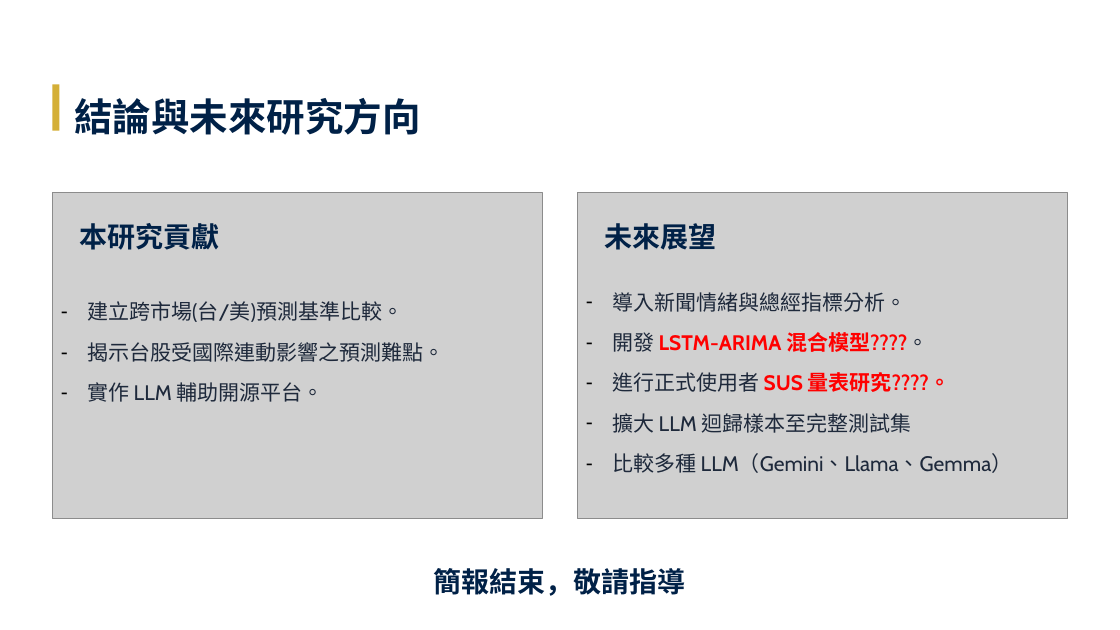
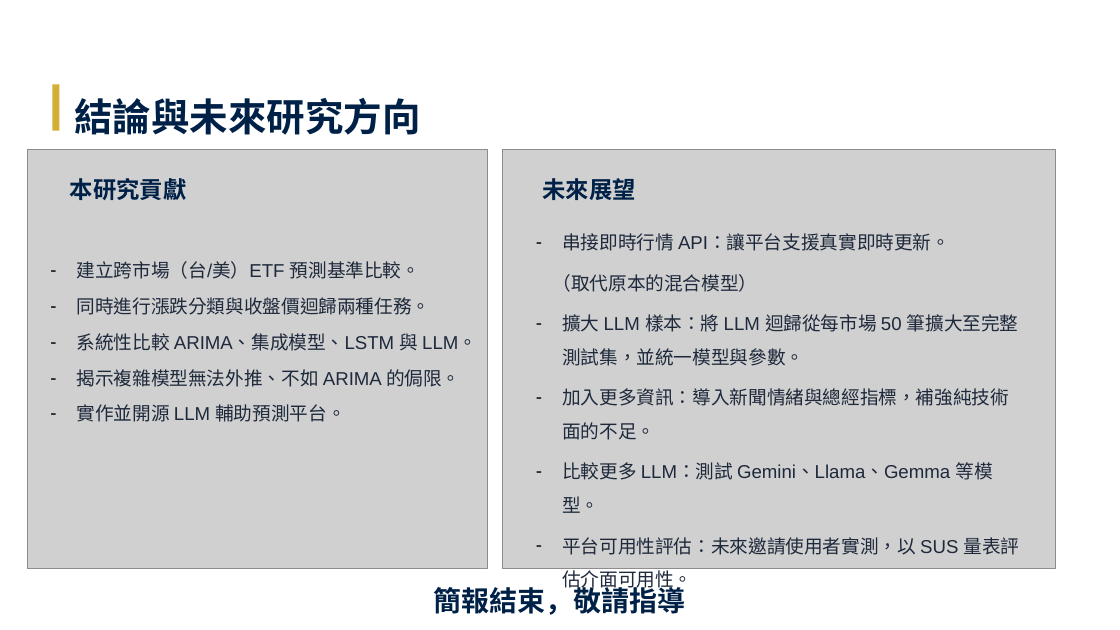
Before and after one commit to Tzu-Lin/ETF-AI-Project, a slide deck: slide 36 of 林子瑜-LLM_ETF_修訂七版_v20260611.pptx. Drawn at 1120x630 pixels with LibreOffice and Linux fonts; fonts in the diff are those of the drawing; grey boxes stand for pictures. Boxes give left, top, right and bottom in pixels: in the first picture for what was removed or moved away, otherwise in the second. Text is boxed around its words. In the diff, an @@ line names an element or a change of style, - is before the commit and + after.

```diff
--- a/林子瑜-LLM_ETF_修訂七版_v20260611.pptx
+++ b/林子瑜-LLM_ETF_修訂七版_v20260611.pptx
@@ picture: place and size @@
-picture at <box>52,192,542,518</box>
+picture at <box>27,150,487,569</box>
@@ text "本研究貢獻": place and size @@
-text "本研究貢獻" at <box>80,223,220,250</box>
+text "本研究貢獻" at <box>70,178,187,200</box>
@@ text "本研究貢獻" at <box>70,178,187,200</box>: size 24 to 20 pt @@
@@ picture: place and size @@
-picture at <box>578,192,1068,518</box>
+picture at <box>503,150,1056,569</box>
@@ text "未來展望" at <box>542,178,635,200</box>: size 24 to 20 pt @@
@@ text "未來展望": place and size @@
-text "未來展望" at <box>605,223,717,250</box>
+text "未來展望" at <box>542,178,635,200</box>
@@ text at <box>553,233,1020,555</box>: text changed; size 18 to 16 pt; font Cabin to Arial @@
-– 導入新聞情緒與總經指標分析。
-– 開發 LSTM-ARIMA 混合模型????。
-– 進行正式使用者 SUS 量表研究????。
-– 擴大 LLM 迴歸樣本至完整測試集
-– 比較多種 LLM（Gemini、Llama、Gemma）
+– 串接即時行情 API：讓平台支援真實即時更新。
+（取代原本的混合模型）
+– 擴大 LLM 樣本：將 LLM 迴歸從每市場 50 筆擴大至完整測試集，並統一模型與參數。
+– 加入更多資訊：導入新聞情緒與總經指標，補強純技術面的不足。
+– 比較更多 LLM：測試 Gemini、Llama、Gemma 等模型。
+– 平台可用性評估：未來邀請使用者實測，以 SUS 量表評估介面可用性。
@@ text at <box>77,261,477,422</box>: text changed; size 18 to 16 pt; font Cabin to Arial @@
-– 建立跨市場(台/美)預測基準比較。
-– 揭示台股受國際連動影響之預測難點。
-– 實作 LLM 輔助開源平台。
+– 建立跨市場（台/美）ETF 預測基準比較。
+– 同時進行漲跌分類與收盤價迴歸兩種任務。
+– 系統性比較 ARIMA、集成模型、LSTM 與 LLM。
+– 揭示複雜模型無法外推、不如 ARIMA 的侷限。
+– 實作並開源 LLM 輔助預測平台。
@@ text "簡報結束，敬請指導" rewrapped from <box>434,568,686,596</box> to <box>434,583,686,615</box> @@
```
Also in this commit, not shown: 15 other slides changed, 9 other files.
